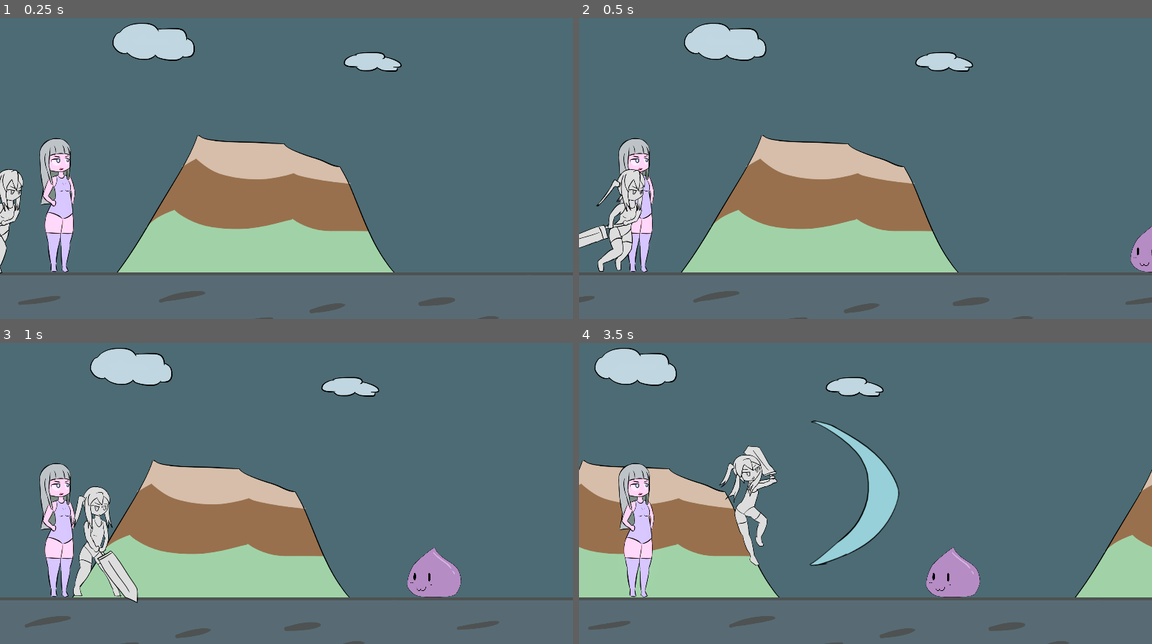
Above: before the commit, frames 1-4 (two rows, left to right).
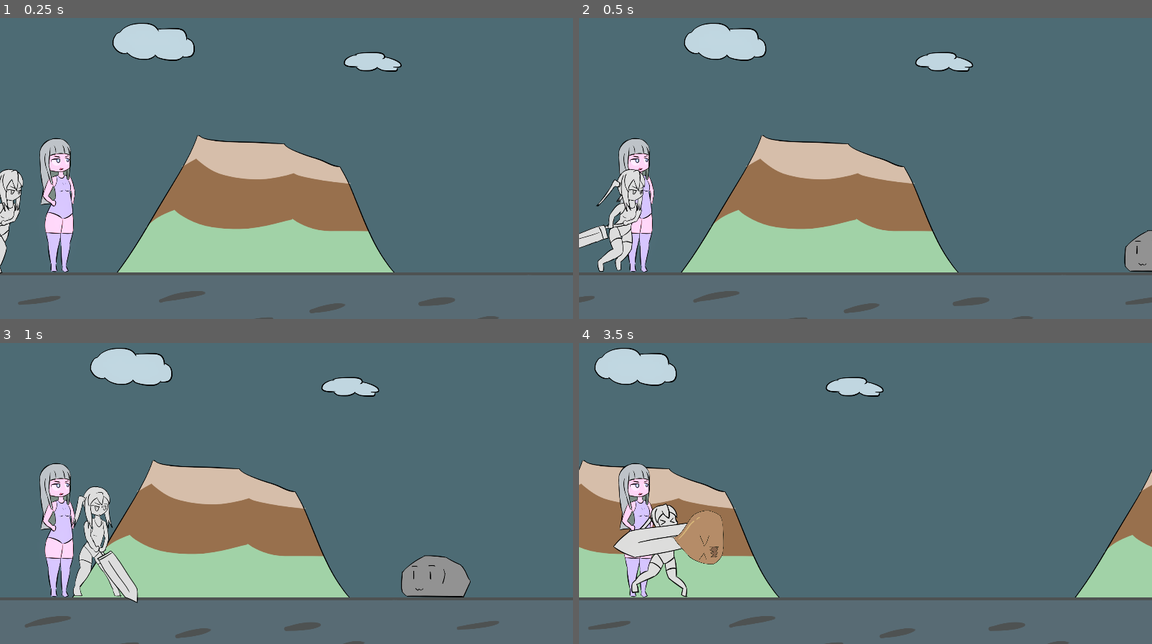
Above: after the commit, the same moments.

Repository: BeatMil/Animurun
Game: Godot game, scene res://Scenes/Forest.tscn
The game is run twice, just before and just after one commit, with the same random seed, the same clock (stepped at 60 frames per second) and the same inputs.
Inputs:
- Up to frame 1 (0.25 s): no input
- Up to frame 2 (0.5 s): no input
- Up to frame 3 (1 s): tap Enter (ui_accept) at 0.5, 0.77 s; hold U (block) from 0.53 s (still down)
- Up to frame 4 (3.5 s): release U (block) at 1.28 s; tap U (block) at 1.35, 2.85 s; tap Enter (ui_accept) at 1.52, 3.02 s; hold U (block) 2.03-2.78 s

Frame 1 is identical in both runs. In frame 2, 0.6% of the frame differs, in the area x 95-100%, y 69-85%; in frame 3, 1.4%; in frame 4, 7.6%, in the area x 6-70%, y 25-85%.

Commit message:
Add rocky (rock enemy)

Diff:
--- /dev/null
+++ b/Nodes/rocky.tscn
@@ -0,0 +1,223 @@
+[gd_scene load_steps=11 format=3 uid="uid://dakrishjwcwbt"]
+
+[ext_resource type="Script" path="res://scripts/Rocky.gd" id="1_g3df8"]
+[ext_resource type="AudioStream" uid="uid://b36cb8pbyil84" path="res://media/sfx/dead.wav" id="2_pp68n"]
+[ext_resource type="AudioStream" uid="uid://buqe4ddxwekc2" path="res://media/sfx/charge01.wav" id="3_p3qjn"]
+[ext_resource type="Texture2D" uid="uid://cpjffb4qr0qqw" path="res://media/sprites/rocky_sprites.png" id="4_43e04"]
+
+[sub_resource type="RectangleShape2D" id="RectangleShape2D_y7vn5"]
+size = Vector2(192, 172)
+
+[sub_resource type="Animation" id="Animation_jfkii"]
+length = 0.001
+tracks/0/type = "value"
+tracks/0/imported = false
+tracks/0/enabled = true
+tracks/0/path = NodePath("SlimeSpritesheet:frame")
+tracks/0/interp = 1
+tracks/0/loop_wrap = true
+tracks/0/keys = {
+"times": PackedFloat32Array(0),
+"transitions": PackedFloat32Array(1),
+"update": 1,
+"values": [0]
+}
+tracks/1/type = "value"
+tracks/1/imported = false
+tracks/1/enabled = true
+tracks/1/path = NodePath("SlimeSpritesheet:modulate")
+tracks/1/interp = 1
+tracks/1/loop_wrap = true
+tracks/1/keys = {
+"times": PackedFloat32Array(0),
+"transitions": PackedFloat32Array(1),
+"update": 0,
+"values": [Color(1, 1, 1, 1)]
+}
+tracks/2/type = "value"
+tracks/2/imported = false
+tracks/2/enabled = true
+tracks/2/path = NodePath("SlimeSpritesheet:self_modulate")
+tracks/2/interp = 1
+tracks/2/loop_wrap = true
+tracks/2/keys = {
+"times": PackedFloat32Array(0),
+"transitions": PackedFloat32Array(1),
+"update": 0,
+"values": [Color(1, 1, 1, 1)]
+}
+
+[sub_resource type="Animation" id="Animation_8usju"]
+resource_name = "hurt"
+length = 0.2
+tracks/0/type = "value"
+tracks/0/imported = false
+tracks/0/enabled = true
+tracks/0/path = NodePath("SlimeSpritesheet:frame")
+tracks/0/interp = 1
+tracks/0/loop_wrap = true
+tracks/0/keys = {
+"times": PackedFloat32Array(0),
+"transitions": PackedFloat32Array(1),
+"update": 1,
+"values": [1]
+}
+tracks/1/type = "value"
+tracks/1/imported = false
+tracks/1/enabled = true
+tracks/1/path = NodePath("SlimeSpritesheet:modulate")
+tracks/1/interp = 1
+tracks/1/loop_wrap = true
+tracks/1/keys = {
+"times": PackedFloat32Array(0, 0.2),
+"transitions": PackedFloat32Array(1, 1),
+"update": 0,
+"values": [Color(0.290196, 0.960784, 0.866667, 1), Color(1, 1, 1, 1)]
+}
+tracks/2/type = "audio"
+tracks/2/imported = false
+tracks/2/enabled = true
+tracks/2/path = NodePath("AnimationPlayer/AudioStreamPlayer")
+tracks/2/interp = 1
+tracks/2/loop_wrap = true
+tracks/2/keys = {
+"clips": [{
+"end_offset": 0.0,
+"start_offset": 0.0,
+"stream": ExtResource("2_pp68n")
+}],
+"times": PackedFloat32Array(0)
+}
+tracks/2/use_blend = true
+
+[sub_resource type="Animation" id="Animation_q5iy4"]
+resource_name = "idle"
+length = 0.001
+tracks/0/type = "value"
+tracks/0/imported = false
+tracks/0/enabled = true
+tracks/0/path = NodePath("SlimeSpritesheet:frame")
+tracks/0/interp = 1
+tracks/0/loop_wrap = true
+tracks/0/keys = {
+"times": PackedFloat32Array(0),
+"transitions": PackedFloat32Array(1),
+"update": 1,
+"values": [0]
+}
+tracks/1/type = "value"
+tracks/1/imported = false
+tracks/1/enabled = true
+tracks/1/path = NodePath("SlimeSpritesheet:modulate")
+tracks/1/interp = 1
+tracks/1/loop_wrap = true
+tracks/1/keys = {
+"times": PackedFloat32Array(0),
+"transitions": PackedFloat32Array(1),
+"update": 0,
+"values": [Color(1, 1, 1, 1)]
+}
+tracks/2/type = "value"
+tracks/2/imported = false
+tracks/2/enabled = true
+tracks/2/path = NodePath("SlimeSpritesheet:self_modulate")
+tracks/2/interp = 1
+tracks/2/loop_wrap = true
+tracks/2/keys = {
+"times": PackedFloat32Array(0),
+"transitions": PackedFloat32Array(1),
+"update": 0,
+"values": [Color(1, 1, 1, 1)]
+}
+
+[sub_resource type="Animation" id="Animation_lctyq"]
+resource_name = "speed"
+loop_mode = 2
+tracks/0/type = "value"
+tracks/0/imported = false
+tracks/0/enabled = true
+tracks/0/path = NodePath("SlimeSpritesheet:frame")
+tracks/0/interp = 1
+tracks/0/loop_wrap = true
+tracks/0/keys = {
+"times": PackedFloat32Array(0),
+"transitions": PackedFloat32Array(1),
+"update": 1,
+"values": [1]
+}
+tracks/1/type = "audio"
+tracks/1/imported = false
+tracks/1/enabled = true
+tracks/1/path = NodePath("AnimationPlayer/AudioStreamPlayer")
+tracks/1/interp = 1
+tracks/1/loop_wrap = true
+tracks/1/keys = {
+"clips": [{
+"end_offset": 0.0,
+"start_offset": 0.0,
+"stream": ExtResource("3_p3qjn")
+}],
+"times": PackedFloat32Array(0)
+}
+tracks/1/use_blend = true
+tracks/2/type = "value"
+tracks/2/imported = false
+tracks/2/enabled = true
+tracks/2/path = NodePath("SlimeSpritesheet:self_modulate")
+tracks/2/interp = 1
+tracks/2/loop_wrap = true
+tracks/2/keys = {
+"times": PackedFloat32Array(0, 0.1, 0.2, 0.3, 0.4, 0.5, 0.6, 0.7, 0.8, 0.9, 1, 1.1),
+"transitions": PackedFloat32Array(1, 1, 1, 1, 1, 1, 1, 1, 1, 1, 1, 1),
+"update": 0,
+"values": [Color(0.996078, 1, 0.694118, 1), Color(0.992157, 1, 0.364706, 1), Color(0.996078, 1, 0.694118, 1), Color(0.992157, 1, 0.364706, 1), Color(0.996078, 1, 0.694118, 1), Color(0.992157, 1, 0.364706, 1), Color(0.996078, 1, 0.694118, 1), Color(0.992157, 1, 0.364706, 1), Color(0.996078, 1, 0.694118, 1), Color(0.992157, 1, 0.364706, 1), Color(0.996078, 1, 0.694118, 1), Color(0.992157, 1, 0.364706, 1)]
+}
+tracks/3/type = "value"
+tracks/3/imported = false
+tracks/3/enabled = true
+tracks/3/path = NodePath("SlimeSpritesheet:modulate")
+tracks/3/interp = 1
+tracks/3/loop_wrap = true
+tracks/3/keys = {
+"times": PackedFloat32Array(0),
+"transitions": PackedFloat32Array(1),
+"update": 0,
+"values": [Color(1.5, 1.5, 1.5, 1)]
+}
+
+[sub_resource type="AnimationLibrary" id="AnimationLibrary_yhx8y"]
+_data = {
+"RESET": SubResource("Animation_jfkii"),
+"hurt": SubResource("Animation_8usju"),
+"idle": SubResource("Animation_q5iy4"),
+"speed": SubResource("Animation_lctyq")
+}
+
+[node name="Rocky" type="RigidBody2D" groups=["enemy", "slime"]]
+gravity_scale = 2.0
+max_contacts_reported = 1
+contact_monitor = true
+script = ExtResource("1_g3df8")
+
+[node name="VisibleOnScreenNotifier2D" type="VisibleOnScreenNotifier2D" parent="."]
+position = Vector2(3.8147e-06, -3.50001)
+scale = Vector2(9.6, 8.65)
+
+[node name="CollisionShape2D" type="CollisionShape2D" parent="."]
+position = Vector2(0, -4)
+shape = SubResource("RectangleShape2D_y7vn5")
+
+[node name="AnimationPlayer" type="AnimationPlayer" parent="."]
+libraries = {
+"": SubResource("AnimationLibrary_yhx8y")
+}
+
+[node name="AudioStreamPlayer" type="AudioStreamPlayer" parent="AnimationPlayer"]
+
+[node name="SlimeSpritesheet" type="Sprite2D" parent="."]
+position = Vector2(0, 6)
+texture = ExtResource("4_43e04")
+hframes = 2
+
+[connection signal="body_entered" from="." to="." method="_on_body_entered"]
+[connection signal="screen_exited" from="VisibleOnScreenNotifier2D" to="." method="_on_visible_on_screen_notifier_2d_screen_exited"]
--- a/Scripts/Chiichan.gd
+++ b/Scripts/Chiichan.gd
@@ -74,9 +74,20 @@
 
 	is_stunned = true
 
-	# Set linear_velocity to ZERO
-	# Make it easier to control how far chiichan would fly
-	# When she collides while moving and while stay still
+	linear_velocity = Vector2.ZERO
+	apply_impulse(Vector2(-2000, -100))
+
+	can_move_to_default_pos = false
+
+
+func hit_by_rocky():
+	if is_blocking:
+		anim_player.play("block_impact")
+	else:
+		anim_player.play("hurt")
+
+	is_stunned = true
+
 	linear_velocity = Vector2.ZERO
 	apply_impulse(Vector2(-2000, -100))
 
@@ -93,7 +104,6 @@
 func _on_animation_player_animation_finished(anim_name):
 	if anim_name == "attack01" or anim_name == "hurt" or anim_name == "block" or anim_name == "block_impact":
 		is_blocking = false
+		is_stunned = false
+		can_move_to_default_pos = true
 		anim_player.play("run")
-		can_move_to_default_pos = true
-
-		is_stunned = false
--- a/Scripts/Forest.gd
+++ b/Scripts/Forest.gd
@@ -3,10 +3,11 @@
 
 # Preloads
 var SLIME = preload("res://nodes/Slime.tscn")
+var ROCKY = preload("res://nodes/Rocky.tscn")
 
 
 # Configs
-var enemy_spawn_order: Array = [spawn_slime, spawn_slime, spawn_speed_slime]
+var enemy_spawn_order: Array = [spawn_rocky, spawn_speed_slime]
 var order_index: int = 0
 
 
@@ -38,3 +39,10 @@
 	slime.position = $"Markers/EnemySpawnPos".position
 	slime.connect("ded", spawner)
 	add_child(slime)
+
+
+func spawn_rocky() -> void:
+	var rocky = ROCKY.instantiate()
+	rocky.position = $"Markers/EnemySpawnPos".position
+	rocky.connect("ded", spawner)
+	add_child(rocky)
--- /dev/null
+++ b/Scripts/Rocky.gd
@@ -0,0 +1,45 @@
+extends RigidBody2D
+
+
+var speed: Vector2 = Vector2(-1000, 0)
+
+
+# Config
+var is_moving = true
+
+
+# Signals
+signal ded
+
+
+func _integrate_forces(_state):
+	if is_moving:
+		linear_velocity = speed
+
+
+func activate_speed():
+	$"AnimationPlayer".play("speed")
+	speed = speed * 2
+
+
+func _on_body_entered(body):
+	if body.is_in_group("chiichan"):
+		# slime got pushed away
+		is_moving = false
+		turn_off_all_collision()
+		apply_impulse(Vector2(1000, -1000))
+		apply_torque_impulse(100000)
+		$"AnimationPlayer".play("hurt")
+
+		# chiichan got pushed away
+		body.hit_by_rocky()
+
+
+func turn_off_all_collision():
+	collision_layer = 0b00000000000000000000
+	collision_mask = 0b00000000000000000000
+
+
+func _on_visible_on_screen_notifier_2d_screen_exited():
+	emit_signal("ded")
+	queue_free()
Binary file added: Media/sprites/rocky_sprites.png
Not shown, added: Media/sprites/rocky_sprites.png.import
